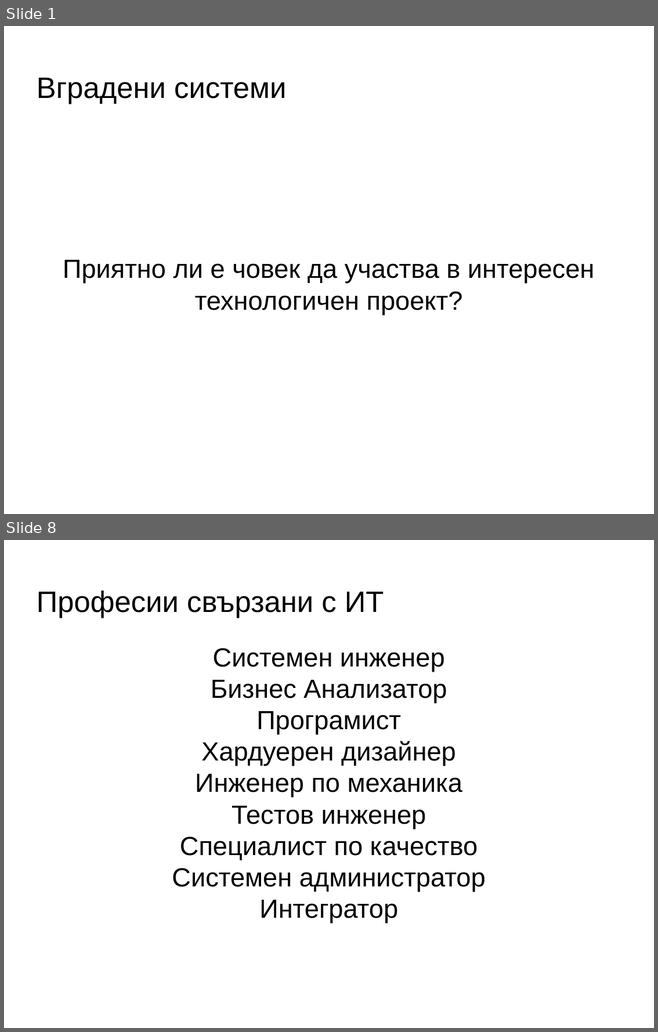
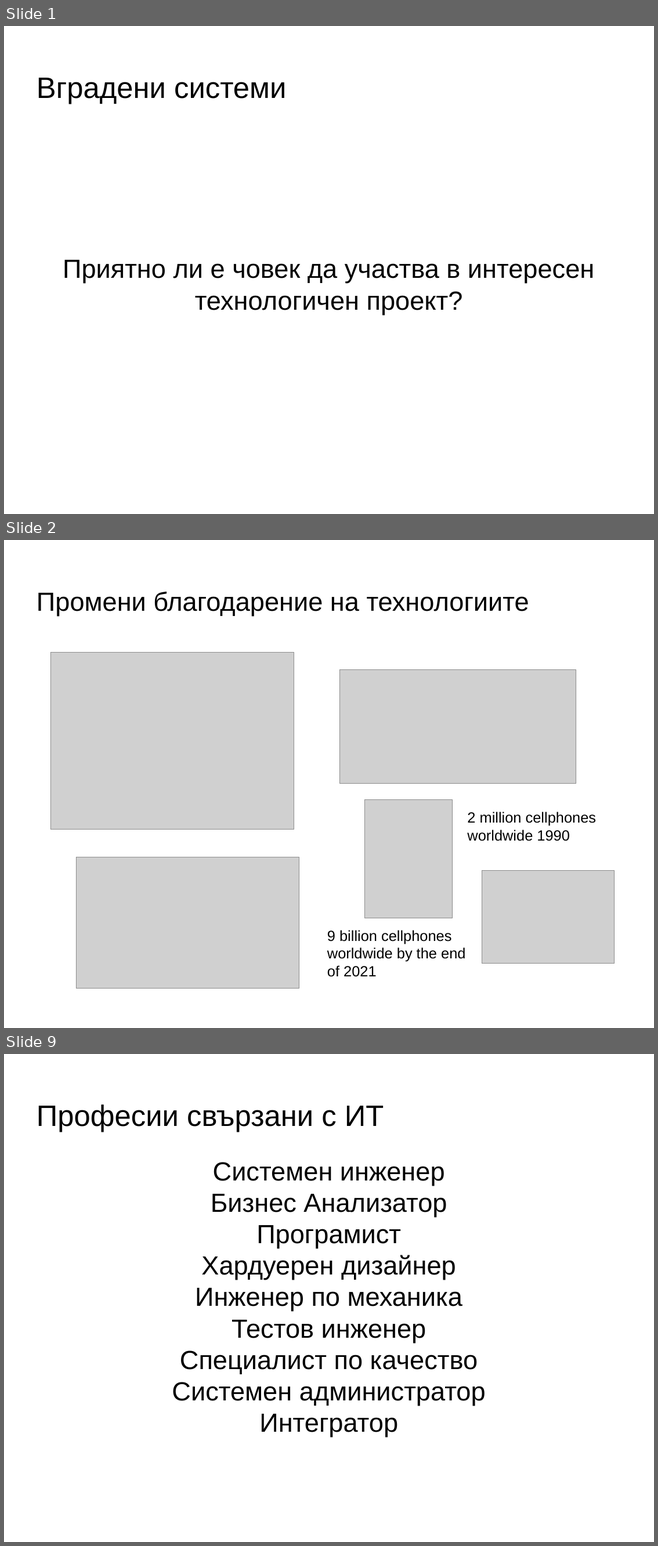
Before and after one commit to PavelKanazirev/RoleModelsInitiative, a slide deck: MentorSchoolEmbeddedSystems.odp. Shown one above the other, each under a label of ours: slides 1 and 8 before the commit, slides 1, 2 and 9 after it; the slides between them are not shown. The pictures are 658x1032 and 658x1546 pixels, drawn with LibreOffice and Linux fonts; fonts in the diff are those of the drawing; grey boxes stand for pictures; background and template pictures are left out. Boxes give left, top, right and bottom in pixels: in the first picture for what was removed or moved away, otherwise in the second. Text is boxed around its words. In the diff, an @@ line names an element or a change of style, - is before the commit and + after.

```diff
--- a/MentorSchoolEmbeddedSystems.odp
+++ b/MentorSchoolEmbeddedSystems.odp
@@ slide 2 added at [4,540,654,1028], background picture (left out) @@
@@ title added at [36,592,529,615], 32 pt, text #000000 @@
+Промени благодарение на технологиите
@@ picture added at [51,652,294,829] @@
@@ picture added at [339,670,576,783] @@
@@ picture added at [365,799,452,918] @@
@@ text added at [467,811,596,841], 18 pt, text #000000 @@
+2 million cellphones
+worldwide 1990
@@ picture added at [76,857,299,988] @@
@@ picture added at [481,870,614,963] @@
@@ text added at [327,930,465,977], 18 pt, text #000000 @@
+9 billion cellphones
+worldwide by the end
+of 2021
@@ what was slide 8 is now slide 9 @@
```
Also in this commit, not shown: 3 slides changed, 5 other slides added, 5 slides removed, 1 other file.
